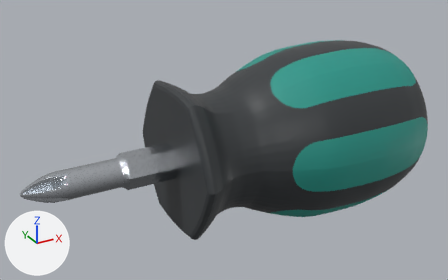
Two versions of the glTF model models/T003.glb, one commit apart.
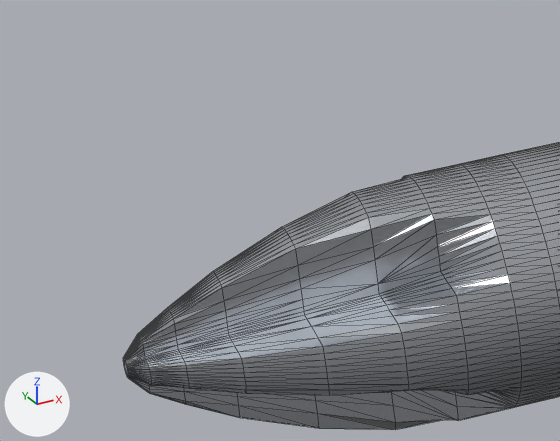
The first picture shows the older version from a 50 mm camera at (-0.056, -0.0943, 0.0489) aimed at (-0.0032, 0.0017, 0.001). The close-ups show the older and then the newer version on the part from 1% to 17% of the width and 53% to 73% of the height of that picture. Only the edits that show in the close-ups are written down. Lighting does not change. The marker at lower left points along +X, +Y and +Z. The close-ups show mesh edges as thin lines.

Objects in the first close-up: 'Cross-head blade and tang'.
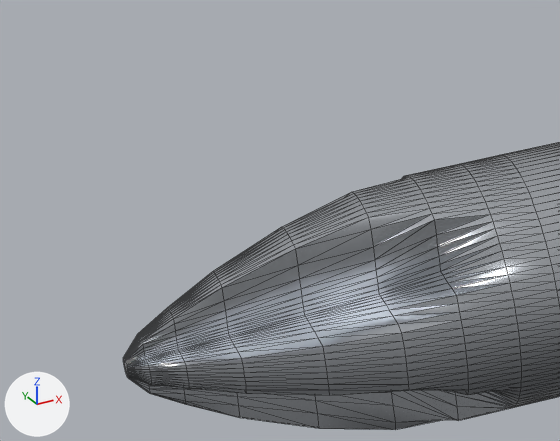
Where the change shows, as pixel boxes (x1, y1, x2, y2) in the close-ups (560 x 441 px):
part 1 of me_mesh_0, reshaped
    before: (181, 284, 398, 358)
    after: (144, 235, 440, 396)

What the commit changed:
me_mesh_0 is used by ob_cross_head_blade_and_tang; location (0.0, 0.0, 0.0).
me_mesh_0 had 1363 vertices, 2722 faces and spanned x -0.042..0.008, y -0.0038..0.0038, z -0.0033..0.0033.
me_mesh_0 now has 1536 vertices, 3068 faces and spans x -0.042..0.008, y -0.0038..0.0038, z -0.0033..0.0033.
me_mesh_0 part 1: 4 vertices moved within x -0.04..-0.037, y -0.0009..0.0009, z -0.0008..0.0009; 4 vertices removed from x -0.04..-0.0385, y -0.0011..0.0011, z -0.0006..0.0013; 43 vertices added at x -0.041..-0.037, y -0.0014..0.0014, z -0.001..0.0014.
Other edits to the shape of me_mesh_0 do not show in these pictures.
